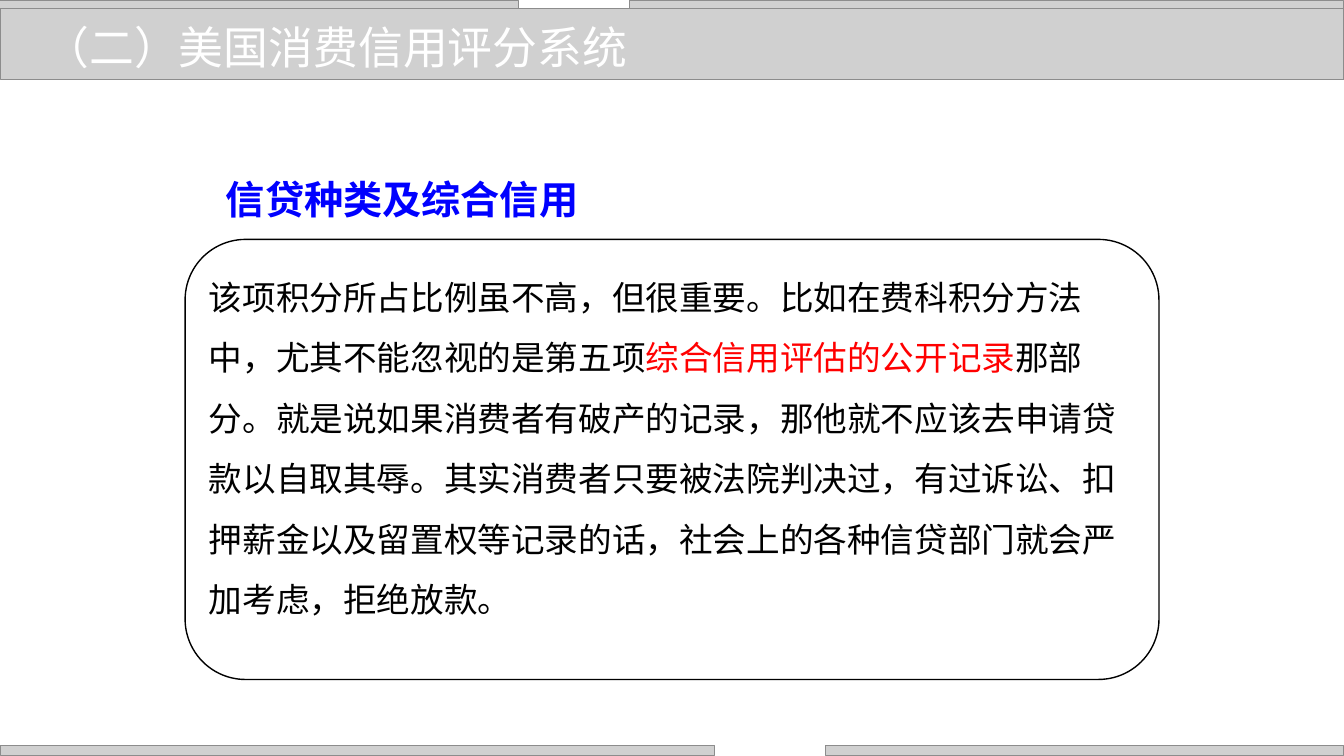
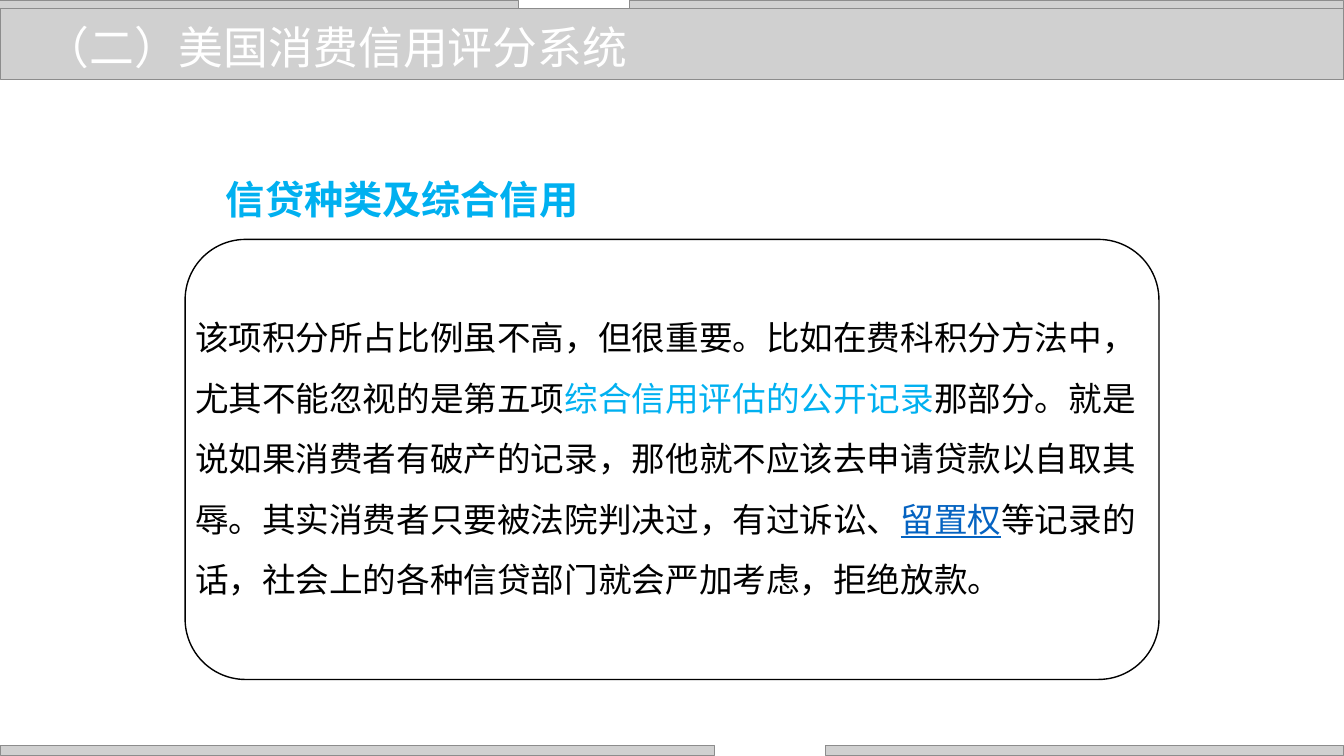
Before and after one commit to zhangjianzhang/internet_credit, a slide deck: slide 21 of files/slides/lecture_16.pptx. Drawn at 1344x756 pixels with LibreOffice and Linux fonts; fonts in the diff are those of the drawing; grey boxes stand for pictures; background and template pictures are left out. Boxes give left, top, right and bottom in pixels: in the first picture for what was removed or moved away, otherwise in the second. Text is boxed around its words. In the diff, an @@ line names an element or a change of style, - is before the commit and + after.

```diff
--- a/files/slides/lecture_16.pptx
+++ b/files/slides/lecture_16.pptx
@@ text "信贷种类及综合信用" at (226,180,578,218): text colour #0000FF to #00B0F0 @@
@@ text at (195,321,1136,596): text changed @@
-该项积分所占比例虽不高，但很重要。比如在费科积分方法中，尤其不能忽视的是第五项综合信用评估的公开记录那部分。就是说如果消费者有破产的记录，那他就不应该去申请贷款以自取其辱。其实消费者只要被法院判决过，有过诉讼、扣押薪金以及留置权等记录的话，社会上的各种信贷部门就会严加考虑，拒绝放款。
+该项积分所占比例虽不高，但很重要。比如在费科积分方法中，尤其不能忽视的是第五项综合信用评估的公开记录那部分。就是说如果消费者有破产的记录，那他就不应该去申请贷款以自取其辱。其实消费者只要被法院判决过，有过诉讼、留置权等记录的话，社会上的各种信贷部门就会严加考虑，拒绝放款。
```
Also in this commit, not shown: 27 other slides changed, 10 other files.
